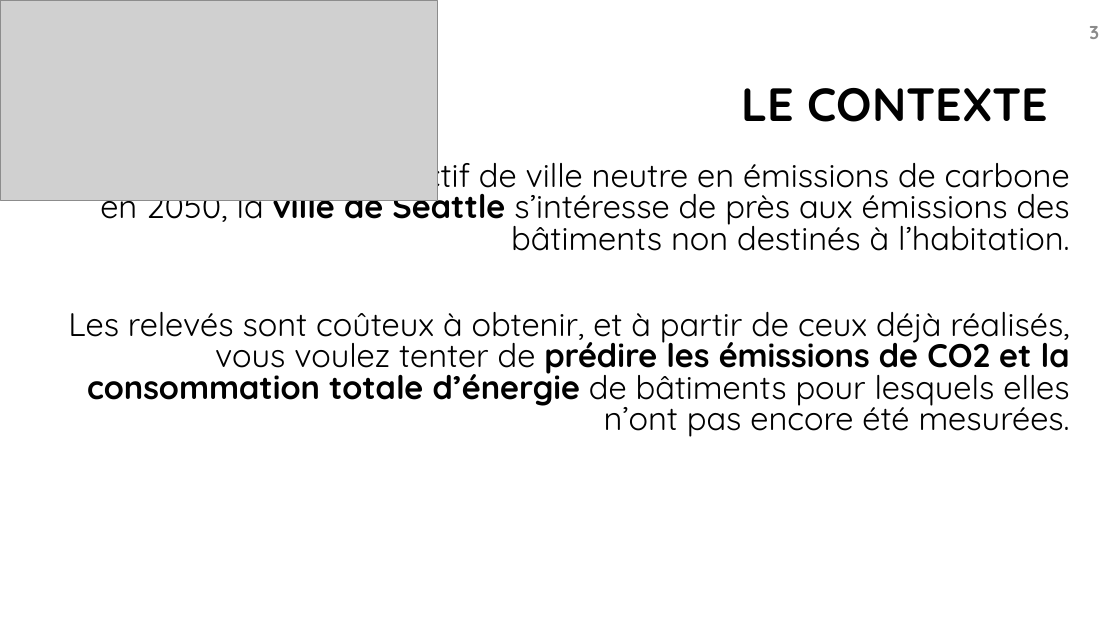
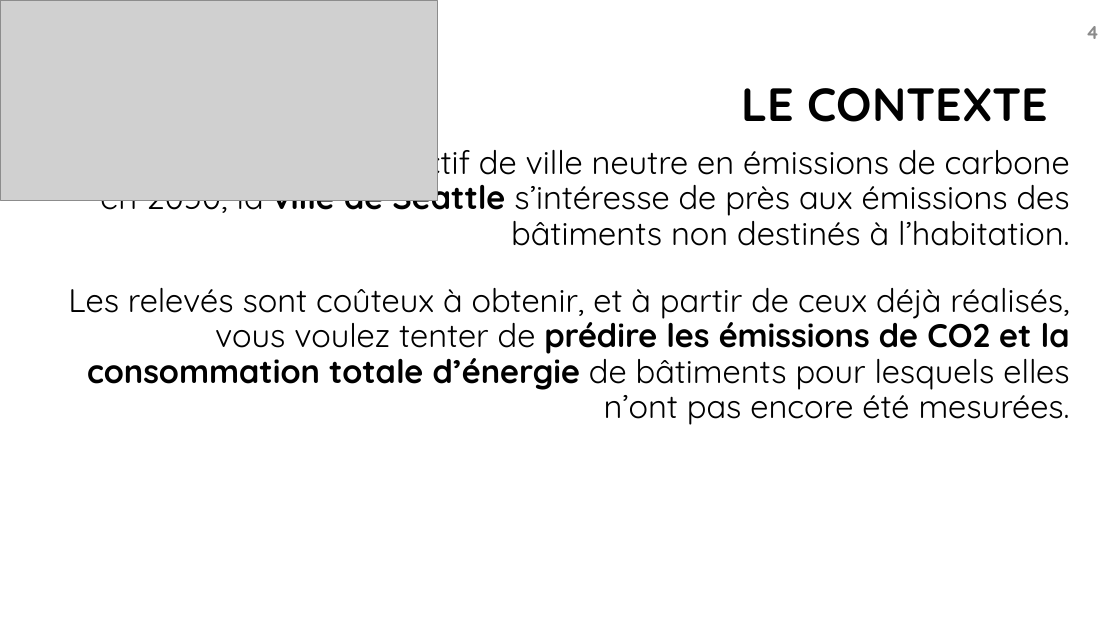
Before and after one commit to bayethiernodiop/Parcours-Data-Scientist, a slide deck: slide 4 of projet4/projet4.pptx (slide 3 before the commit). Drawn at 1120x630 pixels with LibreOffice and Linux fonts; fonts in the diff are those of the drawing; grey boxes stand for pictures; background and template pictures are left out. Boxes give left, top, right and bottom in pixels: in the first picture for what was removed or moved away, otherwise in the second. Text is boxed around its words. In the diff, an @@ line names an element or a change of style, - is before the commit and + after.

```diff
--- a/projet4/projet4.pptx
+++ b/projet4/projet4.pptx
@@ page number at bbox=[1086, 26, 1099, 39]: text changed @@
-3
+4
@@ text "Pour atteindre son objectif de ...": place and size @@
-text "Pour atteindre son objectif de ..." at bbox=[68, 153, 1070, 437]
+text "Pour atteindre son objectif de ..." at bbox=[68, 140, 1070, 425]
@@ text "Pour atteindre son objectif de ..." at bbox=[68, 140, 1070, 425]: line spacing 0.8 to 0.9 @@
```
Also in this commit, not shown: 3 other slides changed, 7 slides added, 1 slide removed, 7 other files.
